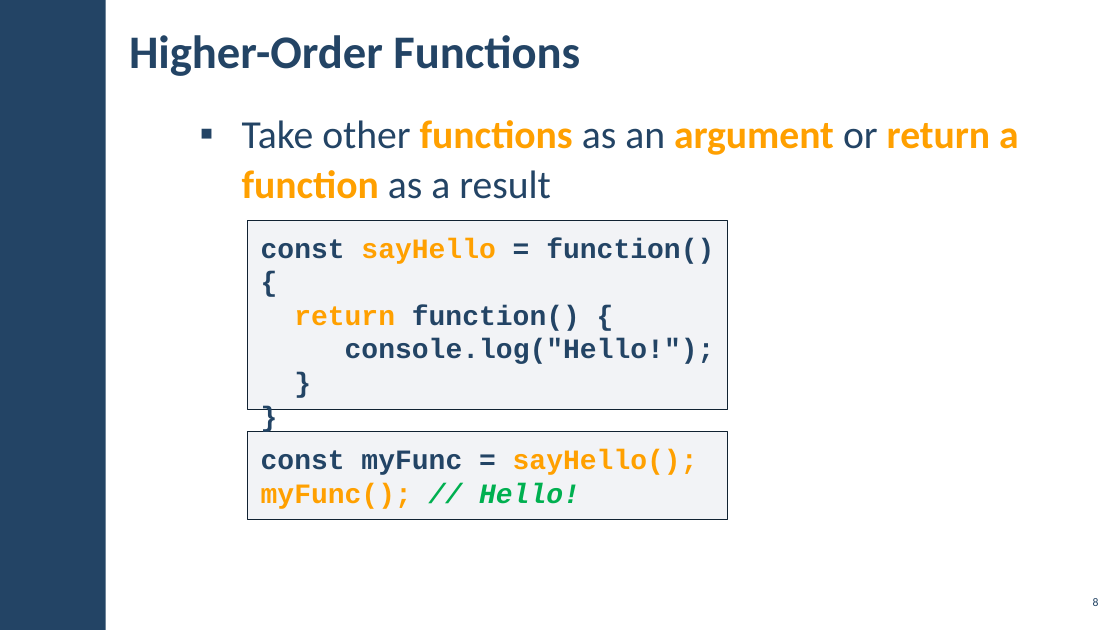
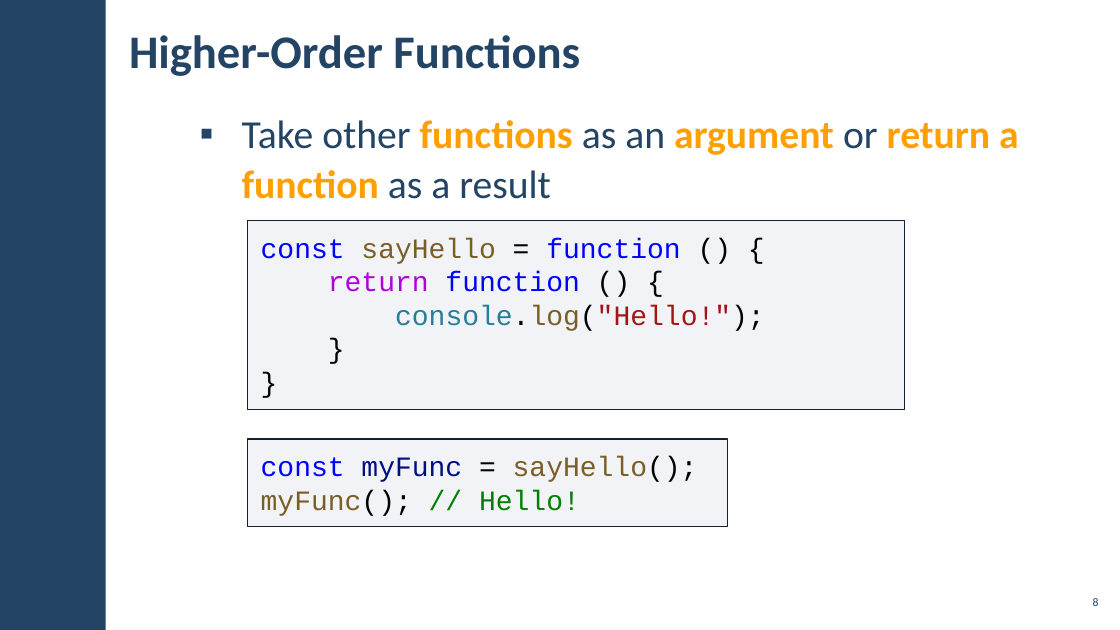
Before and after one commit to ErayErol/Software-University-Courses, a slide deck: slide 8 of JS Advanced - 2019.09.16/04. Advanced Functions/LAB/JS-Advanced-Advanced-Functions.pptx. Drawn at 1120x630 pixels with LibreOffice and Linux fonts; fonts in the diff are those of the drawing; background and template pictures are left out. Boxes give left, top, right and bottom in pixels: in the first picture for what was removed or moved away, otherwise in the second. Text is boxed around its words. In the diff, an @@ line names an element or a change of style, - is before the commit and + after.

```diff
--- a/JS Advanced - 2019.09.16/04. Advanced Functions/LAB/JS-Advanced-Advanced-Functions.pptx
+++ b/JS Advanced - 2019.09.16/04. Advanced Functions/LAB/JS-Advanced-Advanced-Functions.pptx
@@ rectangle "const sayHello = function () ...": place and size @@
-rectangle "const sayHello = function () ..." at (248,220,728,410)
+rectangle "const sayHello = function () ..." at (248,220,905,410)
@@ text in rectangle at (261,238,680,292): text changed; text colour #234465 to #0000FF; bold off @@
-const sayHello = function() {
-return function() {
+const sayHello = function () {
+return function () {
@@ text in rectangle at (395,305,765,331): text colour #234465 to #267F99, text colour #234465 to #795E26, text colour #234465 to #A31515 in "console.log("Hello!");"; text colour #234465 to #000000, bold off in "console.log("Hello!");", "}", "}" @@
@@ rectangle "const myFunc = sayHello();": place and size @@
-rectangle "const myFunc = sayHello();" at (248,432,728,520)
+rectangle "const myFunc = sayHello();" at (248,439,728,528)
@@ rectangle "const myFunc = sayHello();" at (248,439,728,528): text colour #234465 to #0000FF in "const"; text colour #234465 to #001080 in "myFunc"; text colour #234465 to #000000 in "="; text colour #FFA000 to #795E26, text colour #FFA000 to #000000 in "sayHello();", "myFunc();"; bold off; text colour #00B050 to #008000, italic off in "// Hello!" @@
```
Also in this commit, not shown: 14 other slides changed, 6 slides added, 20 slides removed, 3 other files.
